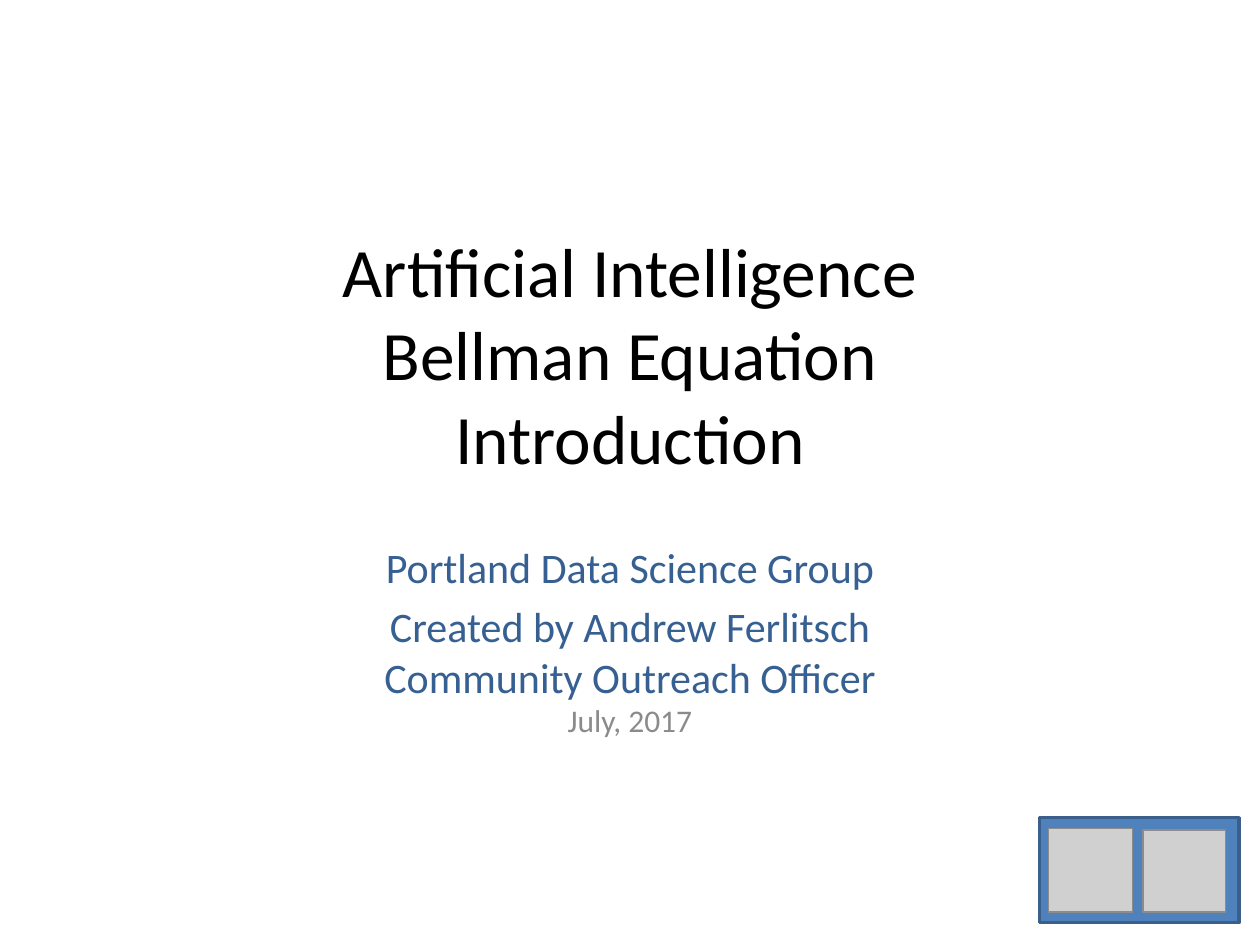
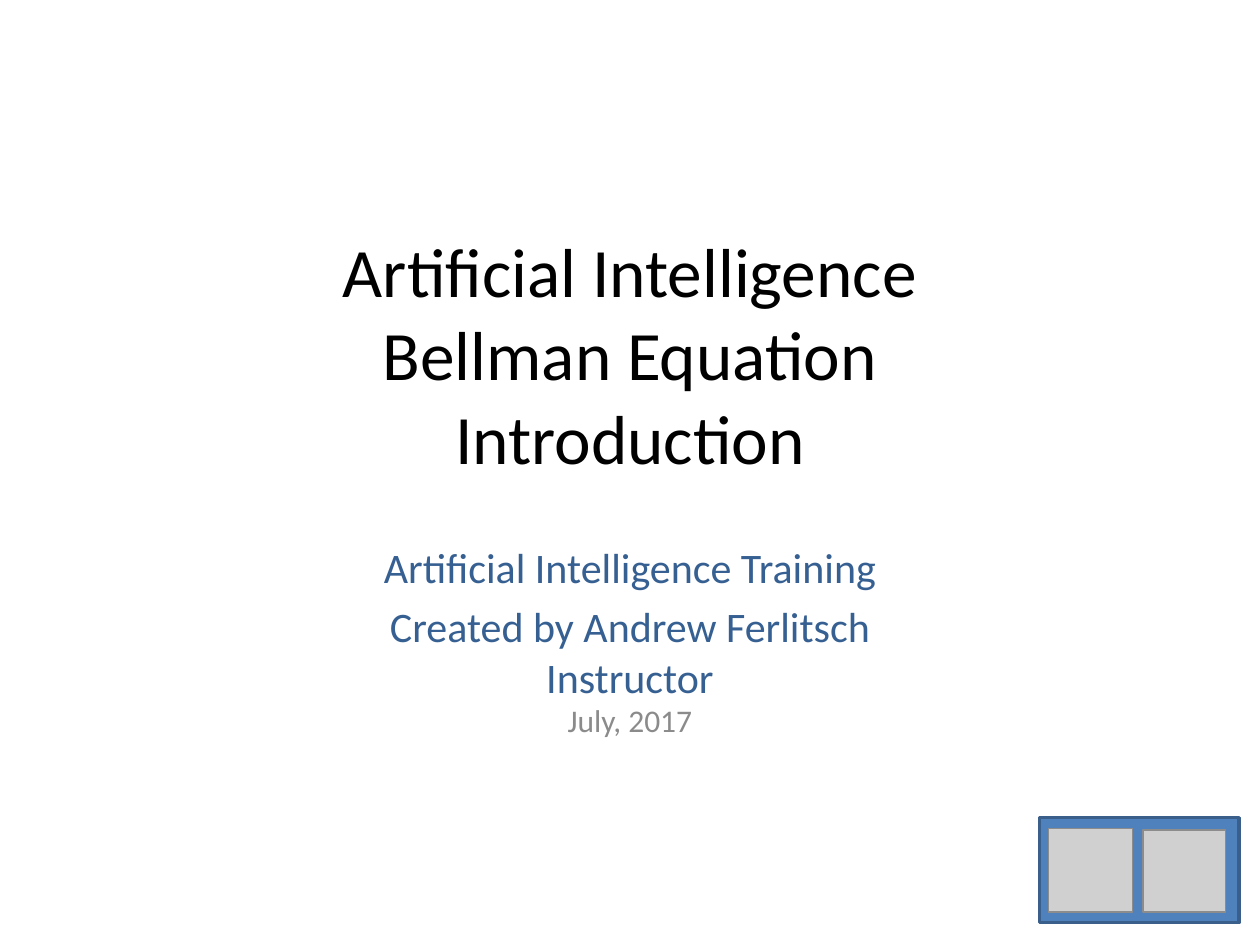
Before and after one commit to andrewferlitsch/Portland-Data-Science-Group, a slide deck: slide 1 of Presentations/AI - Bellman Intro.pptx. Drawn at 1260x945 pixels with LibreOffice and Linux fonts; fonts in the diff are those of the drawing; grey boxes stand for pictures. Boxes give left, top, right and bottom in pixels: in the first picture for what was removed or moved away, otherwise in the second. Text is boxed around its words. In the diff, an @@ line names an element or a change of style, - is before the commit and + after.

```diff
--- a/Presentations/AI - Bellman Intro.pptx
+++ b/Presentations/AI - Bellman Intro.pptx
@@ subtitle at [384, 554, 876, 737]: text changed @@
-Portland Data Science Group
-Created by Andrew Ferlitsch
-Community Outreach Officer
-July, 2017
+Artificial Intelligence Training
+Created by Andrew Ferlitsch
+Instructor
+July, 2017
```
Also in this commit, not shown: 5 other files.
